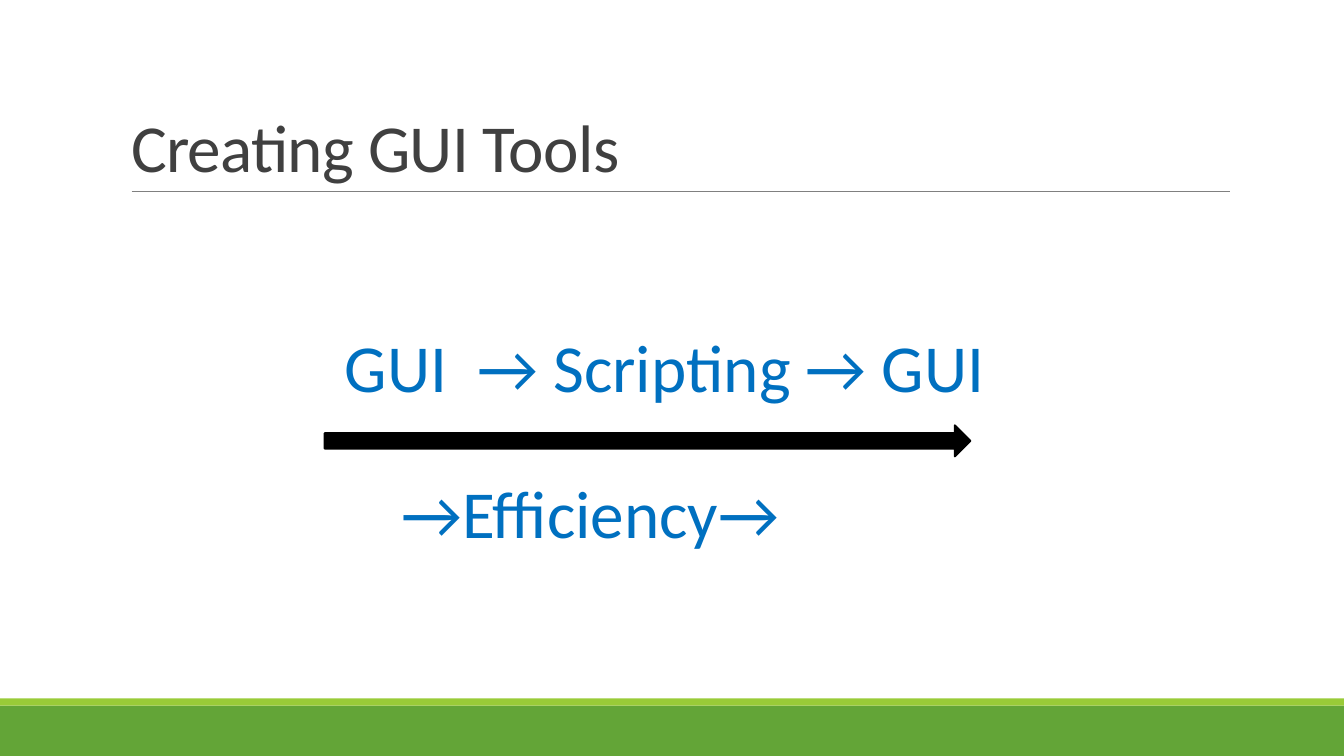
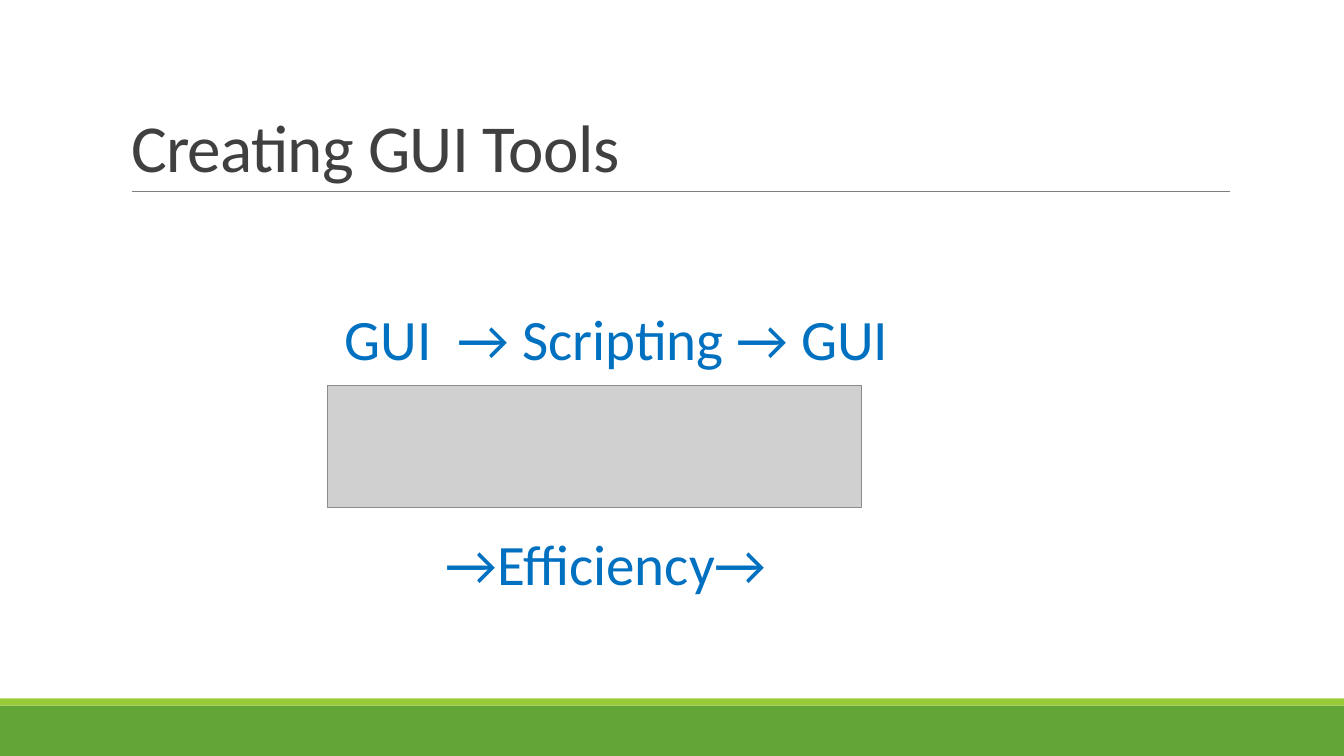
Before and after one commit to juneb/ThinkingInEvents, a slide deck: slide 5 of ThinkingInEvents-UserGroupTalk.pptx. Drawn at 1344x756 pixels with LibreOffice and Linux fonts; fonts in the diff are those of the drawing; grey boxes stand for pictures. Boxes give left, top, right and bottom in pixels: in the first picture for what was removed or moved away, otherwise in the second. Text is boxed around its words. In the diff, an @@ line names an element or a change of style, - is before the commit and + after.

```diff
--- a/ThinkingInEvents-UserGroupTalk.pptx
+++ b/ThinkingInEvents-UserGroupTalk.pptx
@@ text "GUI → Scripting → GUI" at <box>345,320,888,595</box>: size 48 to 40.8 pt; line spacing 0.8 to 0.7 @@
@@ picture added at <box>328,385,862,507</box> @@
@@ right arrow removed at <box>325,425,971,457</box> @@
```
Also in this commit, not shown: 6 other slides changed, 1 slide added, 6 slides removed.
